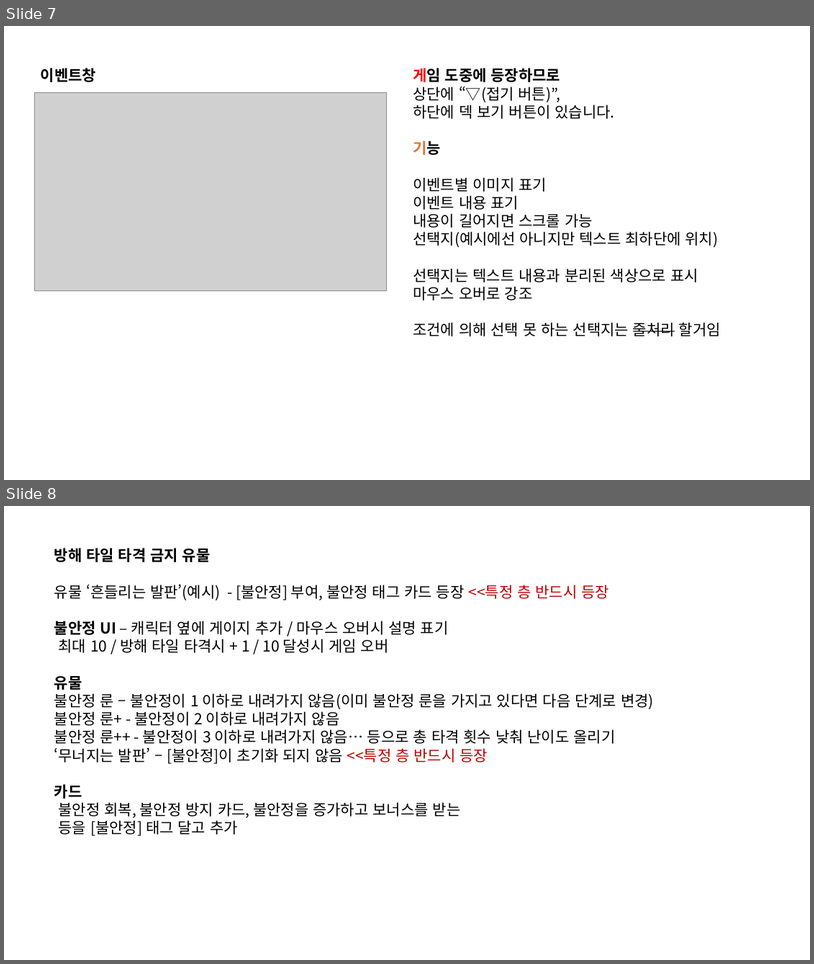
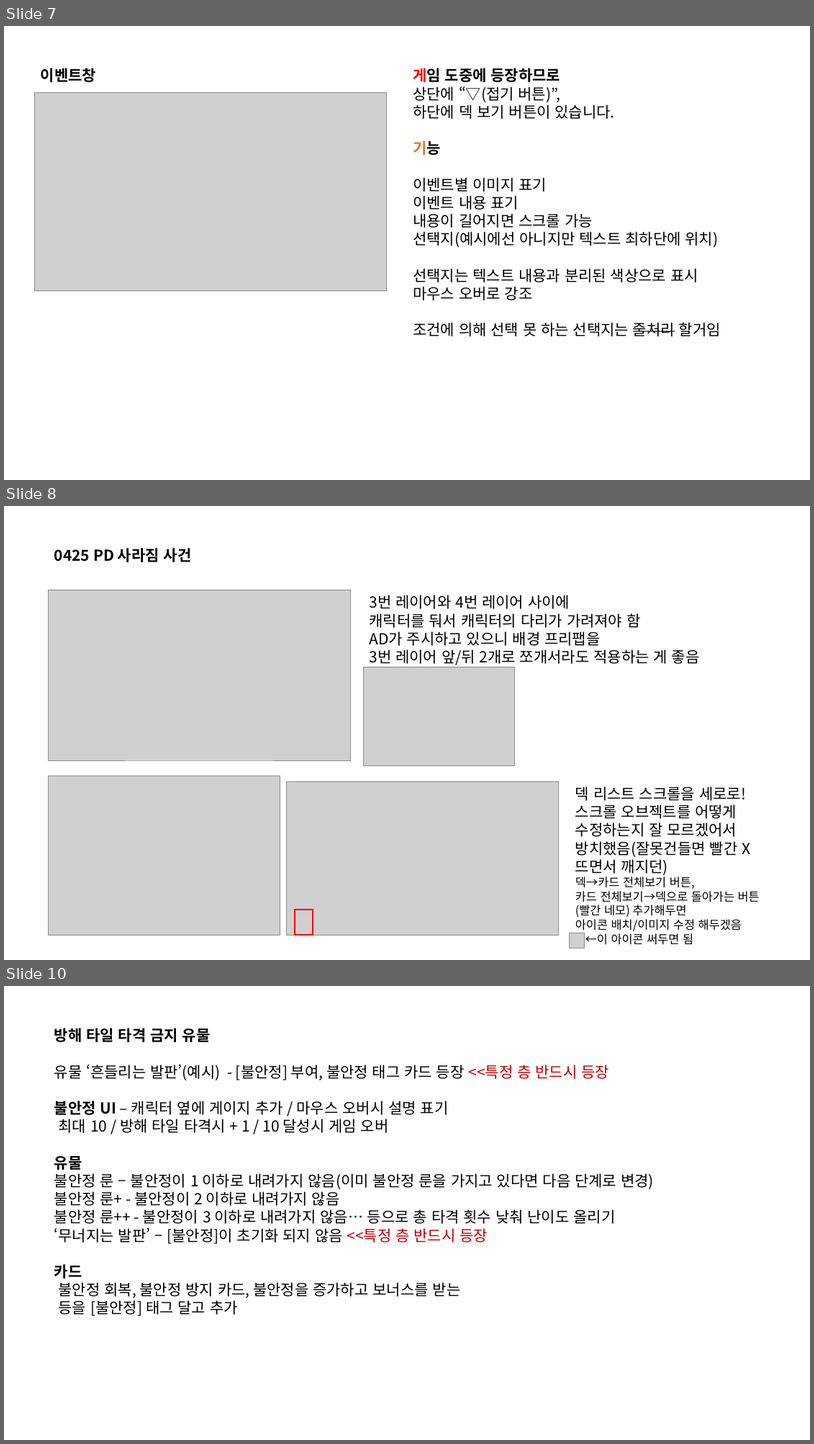
Before and after one commit to kauthor/FluffyDisdog, a slide deck: Plan/기획서/땅부수기2026 ch2.pptx. Shown one above the other, each under a label of ours: slides 7 and 8 before the commit, slides 7, 8 and 10 after it; the slides between them are not shown. The pictures are 814x964 and 814x1444 pixels, drawn with LibreOffice and Linux fonts; fonts in the diff are those of the drawing; grey boxes stand for pictures. Boxes give left, top, right and bottom in pixels: in the first picture for what was removed or moved away, otherwise in the second. Text is boxed around its words. In the diff, an @@ line names an element or a change of style, - is before the commit and + after.

```diff
--- a/Plan/기획서/땅부수기2026 ch2.pptx
+++ b/Plan/기획서/땅부수기2026 ch2.pptx
@@ slide 8 added at (4,506,810,960), background #FFFFFF @@
@@ text added at (54,548,192,562), 18 pt, text #000000, bold @@
+0425 PD 사라짐 사건
@@ picture added at (48,590,350,760) @@
@@ text added at (369,595,700,665), 18 pt, text #000000 @@
+3번 레이어와 4번 레이어 사이에
+캐릭터를 둬서 캐릭터의 다리가 가려져야 함
+AD가 주시하고 있으니 배경 프리팹을
+3번 레이어 앞/뒤 2개로 쪼개서라도 적용하는 게 좋음
@@ picture added at (363,667,514,766) @@
@@ picture added at (48,776,280,935) @@
@@ picture added at (286,781,559,934) @@
@@ text added at (576,786,760,944), 14 pt, text #000000 @@
+덱 리스트 스크롤을 세로로!
+스크롤 오브젝트를 어떻게 수정하는지 잘 모르겠어서
+방치했음(잘못건들면 빨간 X뜨면서 깨지던)
+덱→카드 전체보기 버튼,
+카드 전체보기→덱으로 돌아가는 버튼(빨간 네모) 추가해두면
+아이콘 배치/이미지 수정 해두겠음
+←이 아이콘 써두면 됨
@@ rectangle added at (295,909,313,935), outline #FF0000 1.5 pt @@
@@ picture added at (570,933,585,948) @@
@@ what was slide 8 is now slide 10 @@
```
Also in this commit, not shown: 1 other slide added.
